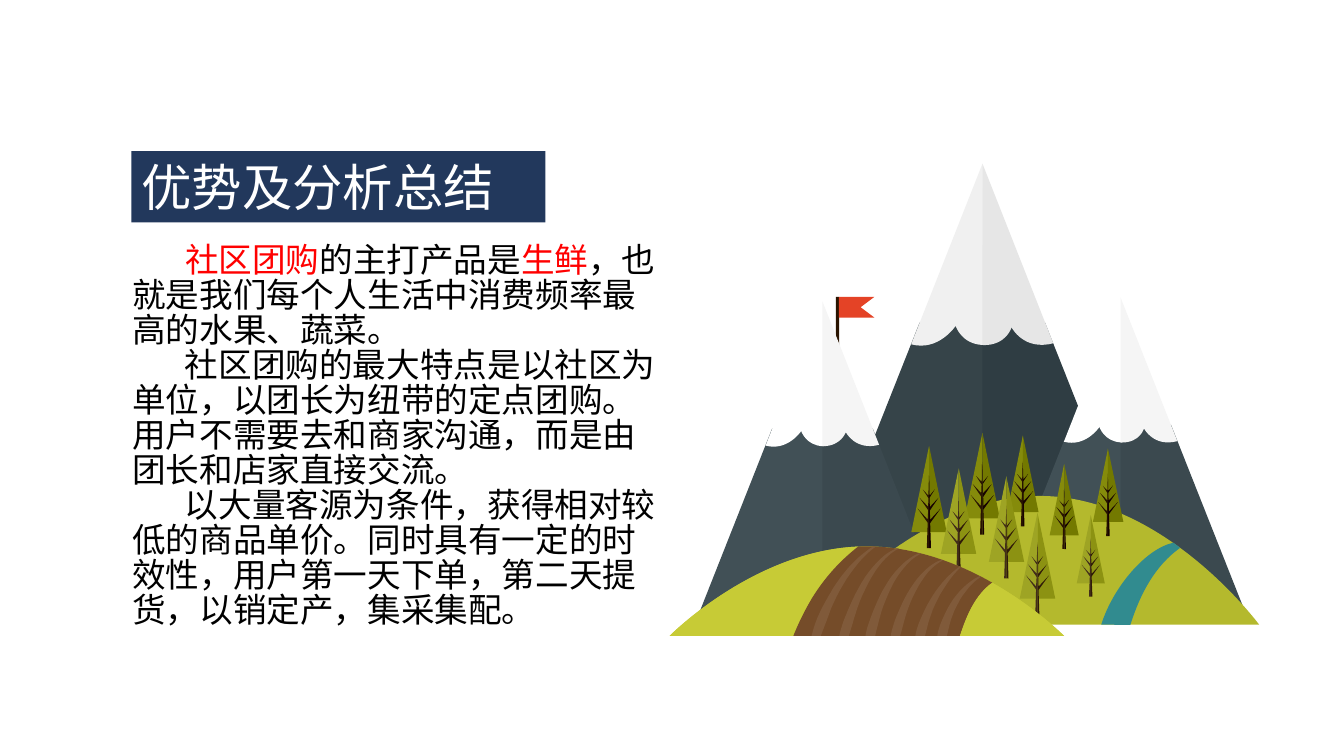
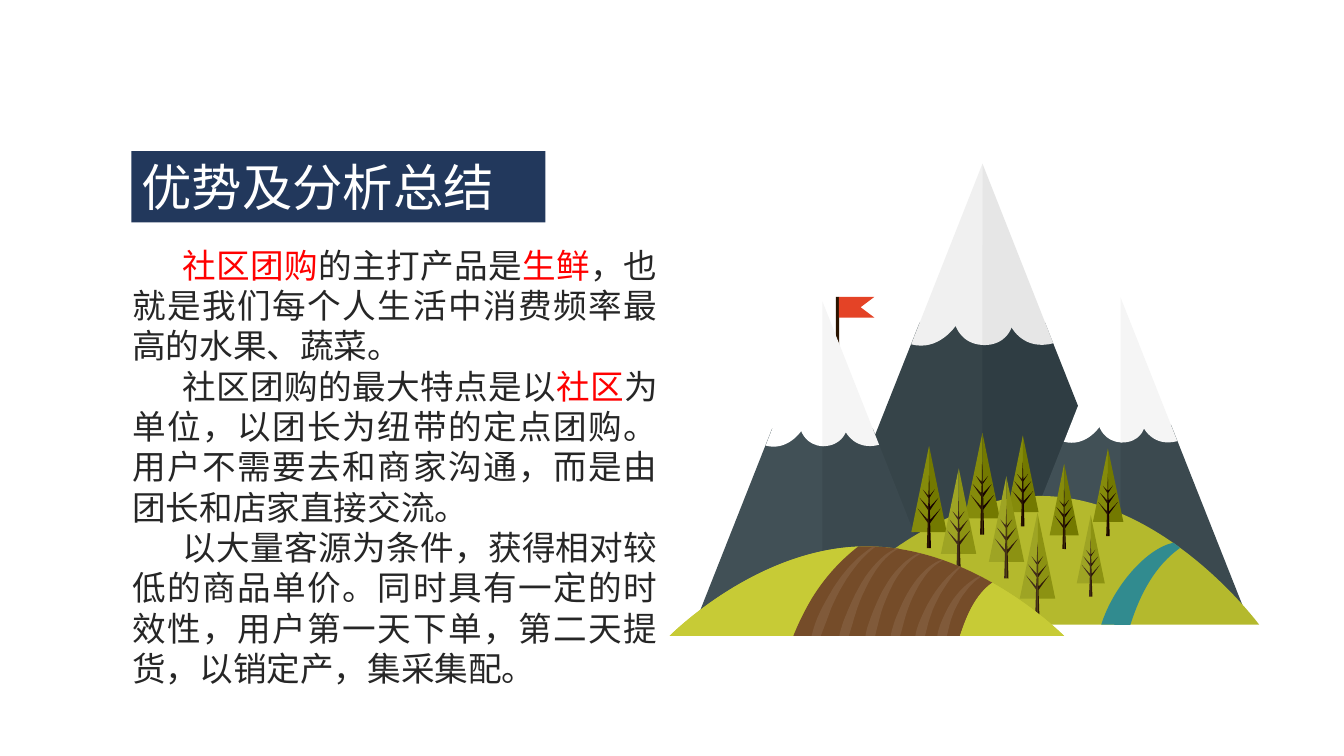
Before and after one commit to ZUCC-SRA2021-G05/Community-GB, a slide deck: slide 8 of 其他/软件项目管理原理与实践/软件项目管理原理与实践-主题确认/G05主题确认.pptx (slide 10 before the commit). Drawn at 1344x756 pixels with LibreOffice and Linux fonts; fonts in the diff are those of the drawing. Boxes give left, top, right and bottom in pixels: in the first picture for what was removed or moved away, otherwise in the second. Text is boxed around its words. In the diff, an @@ line names an element or a change of style, - is before the commit and + after.

```diff
--- a/其他/软件项目管理原理与实践/软件项目管理原理与实践-主题确认/G05主题确认.pptx
+++ b/其他/软件项目管理原理与实践/软件项目管理原理与实践-主题确认/G05主题确认.pptx
@@ text "社区团购的主打产品是生鲜，也就是我们每个人生活中消费频率最高的水果、蔬菜。" at (132, 249, 658, 685): text colour #000000 to #262626; text colour #000000 to #FF0000 in "社区团购的最大特点是以社区为单位，以团长为纽带的定点团购。用户不需要去和商家沟通，而是由团长和店家直接交流。"; alignment left to justified; indent changed; line spacing 25pt to 1 @@
```
Also in this commit, not shown: 9 other slides changed, 2 slides added, 5 slides removed.
